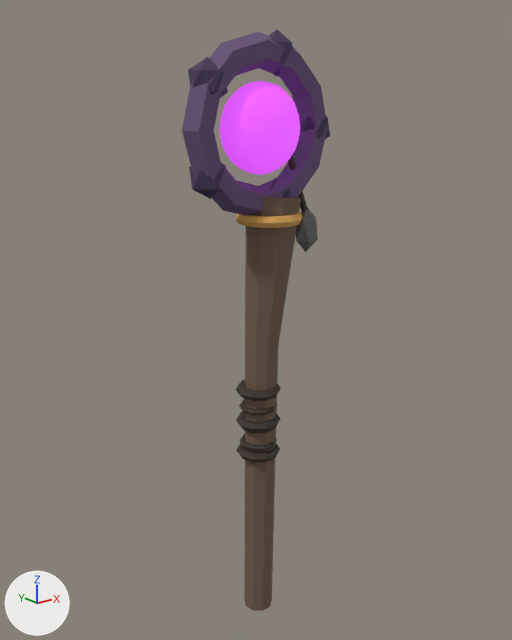
An edit to the Blender file sources/props/staff.blend, drawn before and after from the same camera.
Before and after are seen from a camera (50 mm lens) standing at (-1.477, -1.833, 1.133) and looking at (0.017, 0.034, 0.386). The axes (+X, +Y, +Z) are drawn at lower left. The lights are the same throughout. The older version comes first.

Script lines for the objects in view, before the commit:
```python
ob_glowing_magic_crystal = bpy.data.objects.new('Glowing magic crystal', me_glowing_magic_crystal)
ob_glowing_magic_crystal.parent = ob_staff
ob_glowing_magic_crystal.location = (0.0, 0.0, 0.0)
ob_purple_staff_head = bpy.data.objects.new('Purple staff head', me_purple_staff_head)
ob_purple_staff_head.parent = ob_staff
ob_purple_staff_head.location = (0.0, 0.0, 0.0)
ob_staff_crystal_prong = bpy.data.objects.new('Staff crystal prong', me_staff_crystal_prong)
ob_staff_crystal_prong.parent = ob_staff
ob_staff_crystal_prong.location = (0.0, 0.0, 0.0)
ob_staff_crystal_prong_001 = bpy.data.objects.new('Staff crystal prong.001', me_staff_crystal_prong_001)
ob_staff_crystal_prong_001.parent = ob_staff
ob_staff_crystal_prong_001.location = (0.0, 0.0, 0.0)
ob_staff_crystal_prong_002 = bpy.data.objects.new('Staff crystal prong.002', me_staff_crystal_prong_002)
ob_staff_crystal_prong_002.parent = ob_staff
ob_staff_crystal_prong_002.location = (0.0, 0.0, 0.0)
ob_staff_crystal_prong_003 = bpy.data.objects.new('Staff crystal prong.003', me_staff_crystal_prong_003)
ob_staff_crystal_prong_003.parent = ob_staff
ob_staff_crystal_prong_003.location = (0.0, 0.0, 0.0)
ob_staff_crystal_prong_004 = bpy.data.objects.new('Staff crystal prong.004', me_staff_crystal_prong_004)
ob_staff_crystal_prong_004.parent = ob_staff
ob_staff_crystal_prong_004.location = (0.0, 0.0, 0.0)
ob_staff_gold_collar = bpy.data.objects.new('Staff gold collar', me_staff_gold_collar)
ob_staff_gold_collar.parent = ob_staff
ob_staff_gold_collar.location = (0.0, 0.0, 0.0)
ob_wizard_staff_shaft = bpy.data.objects.new('Wizard staff shaft', me_wizard_staff_shaft)
ob_wizard_staff_shaft.parent = ob_staff
ob_wizard_staff_shaft.location = (0.0, 0.0, 0.0)
```
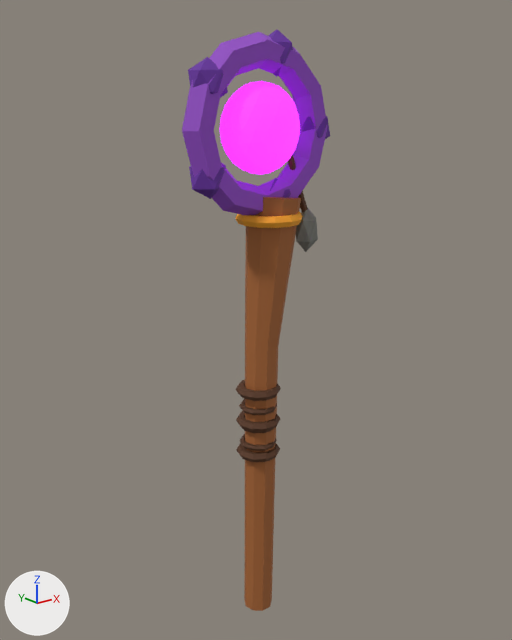
What the commit changed:
Material 'wood_light' (mat_wood_light) changes colour from brown #6f5a4a to brown #a36230; in linear values from (0.159, 0.102, 0.0678) to (0.367, 0.123, 0.0301).
Material 'purple_light' (mat_purple_light) changes colour from dark purple #664f77 to purple #944cc7; in linear values from (0.133, 0.0774, 0.183) to (0.296, 0.0732, 0.57).
In material 'magic' (mat_magic), emission_color goes from (0.416, 0.0538, 0.546) (purple #ad42c3) to (0.711, 0.0301, 1.0) (purple #db30ff).
Material 'purple' (mat_purple) changes colour from dark purple #443257 to purple #662e9e; in linear values from (0.0586, 0.0321, 0.0949) to (0.133, 0.0272, 0.342).

Pixel boxes (x1, y1, x2, y2) of what changed, in the pictures (512 x 640 px):
'Wizard staff shaft', recoloured
    both: (244, 197, 301, 611)
'Purple staff head', recoloured (dark purple to purple)
    both: (182, 32, 327, 215)
'Glowing magic crystal', recoloured
    both: (219, 81, 300, 175)
'Staff crystal prong.002', recoloured (dark purple to purple)
    both: (188, 57, 228, 98)
'Staff crystal prong.003', recoloured (dark purple to purple)
    both: (189, 163, 226, 199)
'Staff crystal prong.001', recoloured (dark purple to purple)
    both: (268, 30, 293, 77)
'Staff crystal prong', recoloured (dark purple to purple)
    both: (302, 116, 330, 139)
'Staff crystal prong.004', recoloured
    both: (270, 178, 291, 198)
